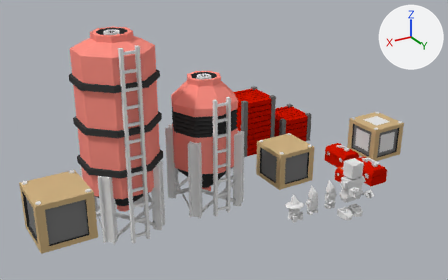
An edit to the Blender file crops/farm/bricks/support.blend, drawn before and after from the same camera.
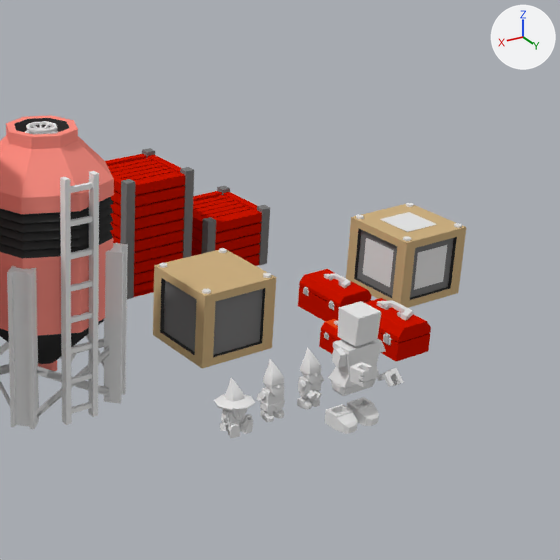
There are two pictures of each version: one whole from a 50 mm camera at (33.8, 44.7, 27.9) aimed at (8.1, 1.8, 6.5), one close up on the part from 41% to 100% of the width and 6% to 100% of the height. Every picture has the same lights, and +X, +Y and +Z are marked at upper right. Objects named as collision shapes, trigger or cutter boxes, shadow casters or lower levels of detail are left out.

Before the edit, the objects in view are built like this:
```python
ob_chest_male_001 = bpy.data.objects.new('Chest_Male.001', me_chest_male_001)
ob_chest_male_001.location = (0.0, 7.0, 0.0)
ob_chest_male_001.rotation_euler = (1.571, 0.0, 0.0)  # degrees (90, 0, 0)
ob_player_base_mesh_042 = bpy.data.objects.new('player_base_Mesh.042', me_player_base_mesh_042)
ob_player_base_mesh_042.location = (0.5, 10.5, 3.1)
ob_player_base_mesh_042.rotation_euler = (1.571, 0.0, 0.0)  # degrees (90, 0, 0)
ob_player_base_mesh_042.scale = (2.0, 2.0, 2.0)
ob_torso_001 = bpy.data.objects.new('Torso.001', me_torso_001)
ob_torso_001.location = (2.0, 7.0, 0.0)
ob_torso_001.rotation_euler = (1.571, 0.0, 0.0)  # degrees (90, 0, 0)
# also in view: 'toolbox_smallfeatures qe' at (-6.0, 0.5, 0.6); 'Beard_2.003' at (4.0, 7.0, 1.1); 'crate.002' at (-12.0, 0.0, 1.8); 'toolbox_smallfeatures qt' at (-7.0, 0.5, 1.7); 'silo' at (9.0, 0.1, 6.0)
```
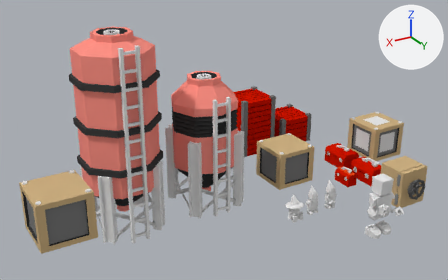
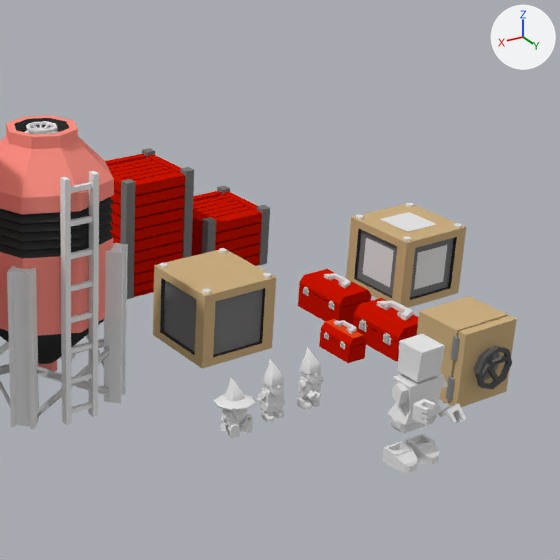
Location of each change, [x1, y1, x2, y2] in pixels of the close-ups (560 x 560 px):
'player_base_Mesh.042', moved
    before: [325, 301, 404, 434]
    after: [383, 334, 467, 473]
'safe3x3x3', added
    after: [417, 296, 517, 407]
    faces in mat_blank_side_brown (its picture is missing): [417, 311, 517, 407]
    faces in mat_blank_top (its picture is missing): [420, 296, 516, 335]
    faces in mat_gray10_side (dark grey #595959): [475, 346, 512, 390]
    faces in mat_gray25 (grey #898989): [444, 336, 500, 403]
    faces in mat_gray15_side (dark grey #6c6c6c): [482, 353, 509, 385]

The change in detail:
Material 'gray10 side' (mat_gray10_side) is new.
Its base color is (0.1, 0.1, 0.1) (dark grey #595959).
Material 'gray15 side' (mat_gray15_side) is new.
Its base color is (0.15, 0.15, 0.15) (dark grey #6c6c6c).
Mesh me_cube_258 is new.
It has 206 vertices, 148 faces and spans x -1.5..1.64, y -1.5..1.7, z -1.8..1.8.
Faces by material slot: [8, 4, 68, 23, 41, 4].
It uses material mat_blank_side_brown (its picture is missing).
It uses material mat_blank_top (its picture is missing).
It uses material mat_gray25 (grey #898989).
It uses material mat_gray15_side (dark grey #6c6c6c).
It uses material mat_gray10_side (dark grey #595959).
It uses material mat_blank_csub_side (its picture is missing).
Object 'player_base_Mesh.042' (ob_player_base_mesh_042) moves from (0.5, 10.5, 3.1) to (0.5, 14.0, 3.1).
Object 'safe3x3x3' (ob_safe3x3x3) is new; it shows me_cube_258.
Its location is (-6.5, 9.5, 1.8).
